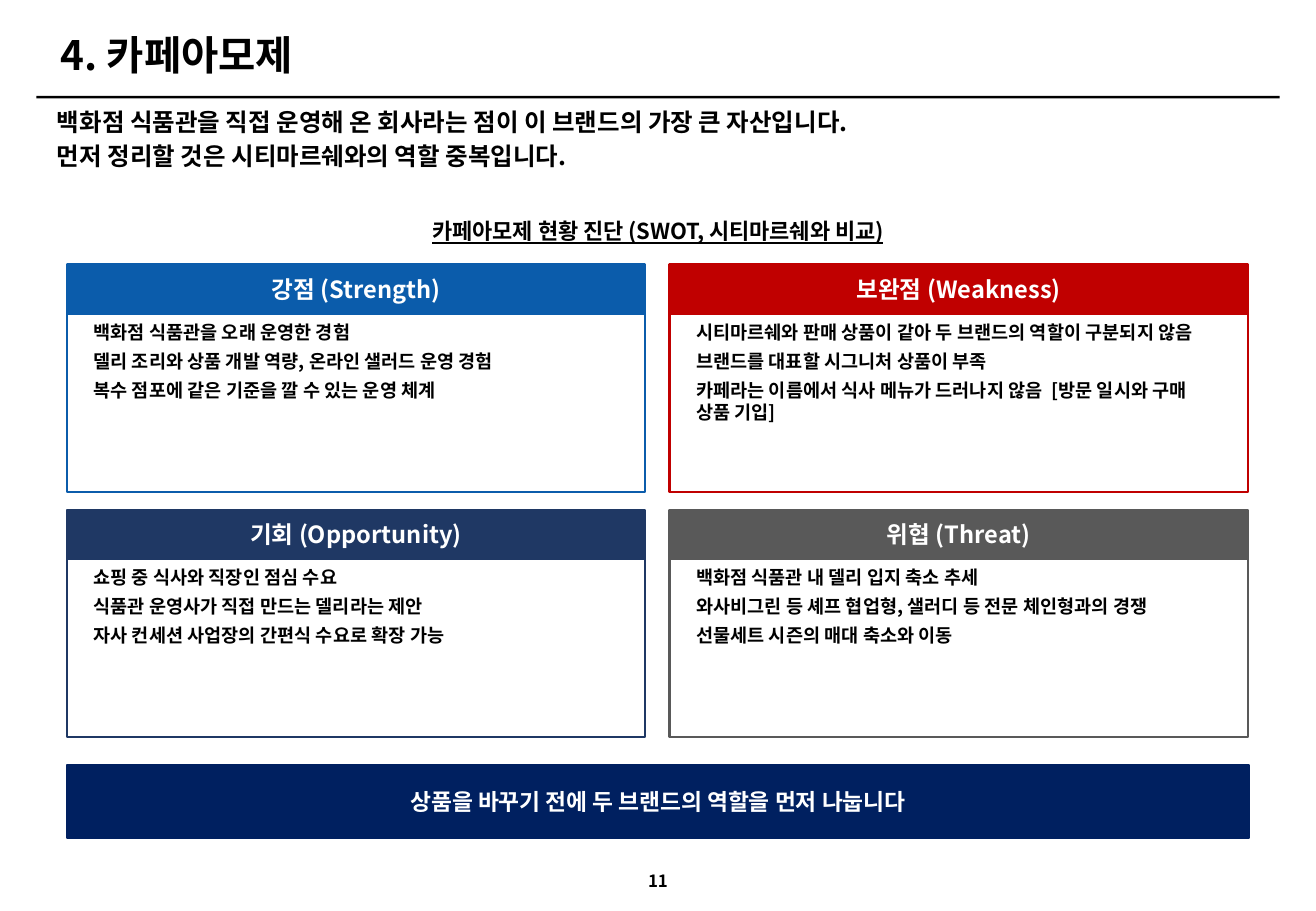
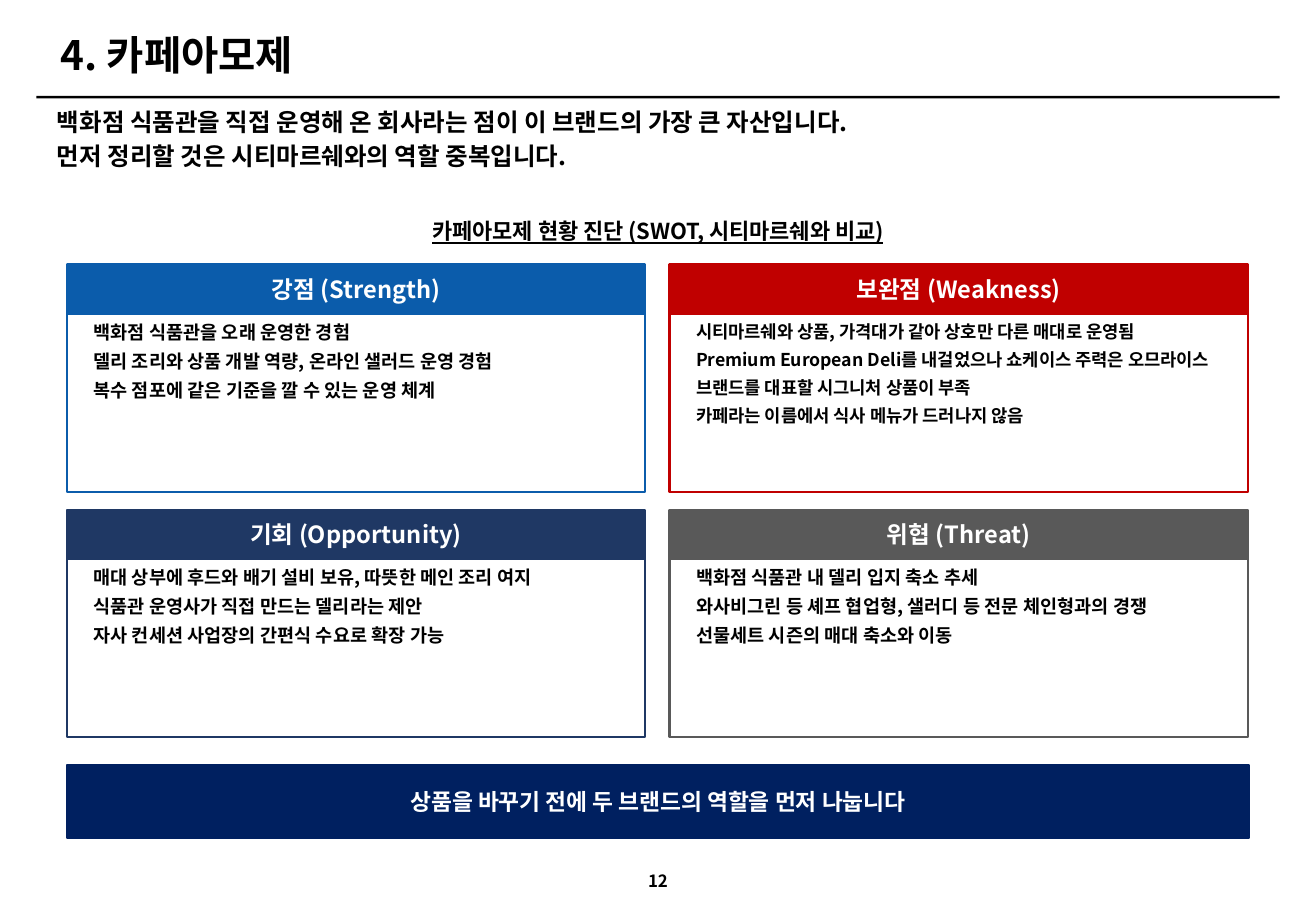
Before and after one commit to grandnim-wq/Claude, a slide deck: slide 12 of 아모제_3개브랜드_개선전략_v3.pptx (slide 11 before the commit). Drawn at 1316x911 pixels with LibreOffice and Linux fonts; fonts in the diff are those of the drawing. Boxes give left, top, right and bottom in pixels: in the first picture for what was removed or moved away, otherwise in the second. Text is boxed around its words. In the diff, an @@ line names an element or a change of style, - is before the commit and + after.

```diff
--- a/아모제_3개브랜드_개선전략_v3.pptx
+++ b/아모제_3개브랜드_개선전략_v3.pptx
@@ text at [696,323,1209,370]: text changed; size 11 to 10.5 pt @@
-시티마르쉐와 판매 상품이 같아 두 브랜드의 역할이 구분되지 않음
+시티마르쉐와 상품, 가격대가 같아 상호만 다른 매대로 운영됨
+Premium European Deli를 내걸었으나 쇼케이스 주력은 오므라이스
@@ text at [696,379,971,396]: size 11 to 10.5 pt in "브랜드를 대표할 시그니처 상품이 부족" @@
@@ text at [696,407,1023,424]: text changed; size 11 to 10.5 pt @@
-카페라는 이름에서 식사 메뉴가 드러나지 않음 [방문 일시와 구매 상품 기입]
+카페라는 이름에서 식사 메뉴가 드러나지 않음
@@ text at [93,568,531,588]: text changed @@
-쇼핑 중 식사와 직장인 점심 수요
+매대 상부에 후드와 배기 설비 보유, 따뜻한 메인 조리 여지
@@ page number at [648,874,668,887]: text changed @@
-11
+12
```
Also in this commit, not shown: 4 other slides changed, 1 slide added, 5 other files.
